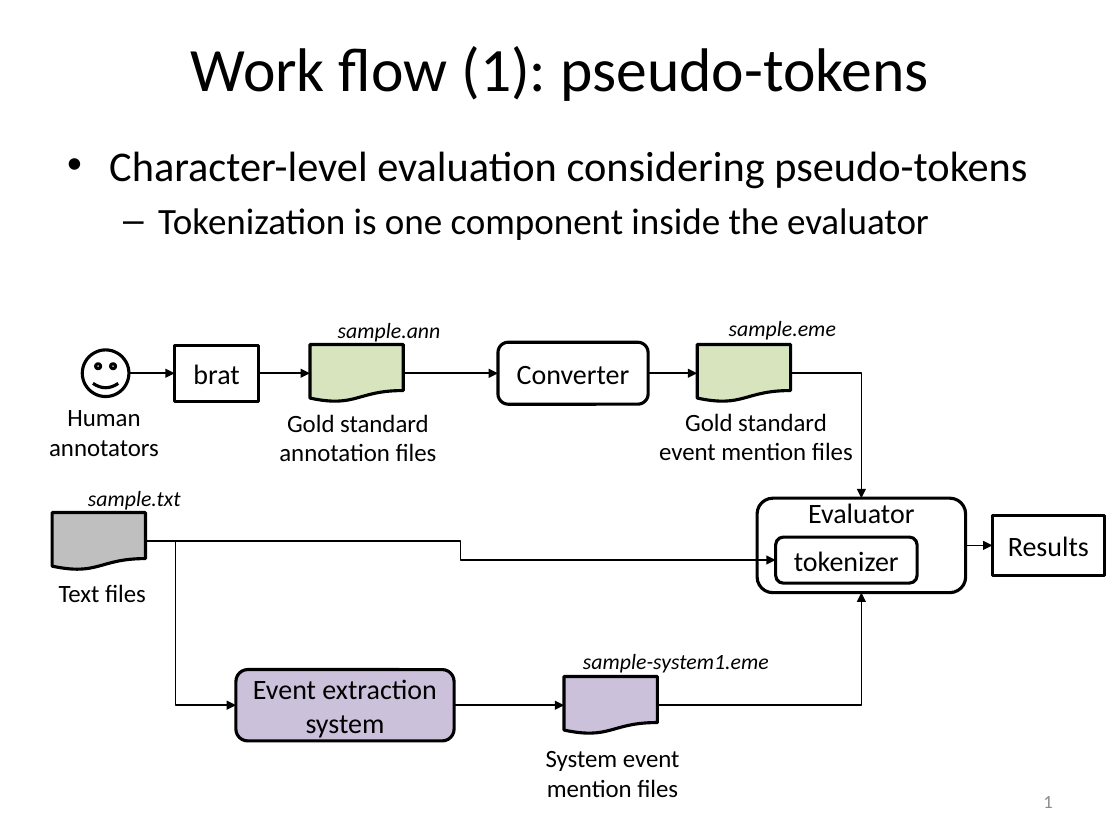
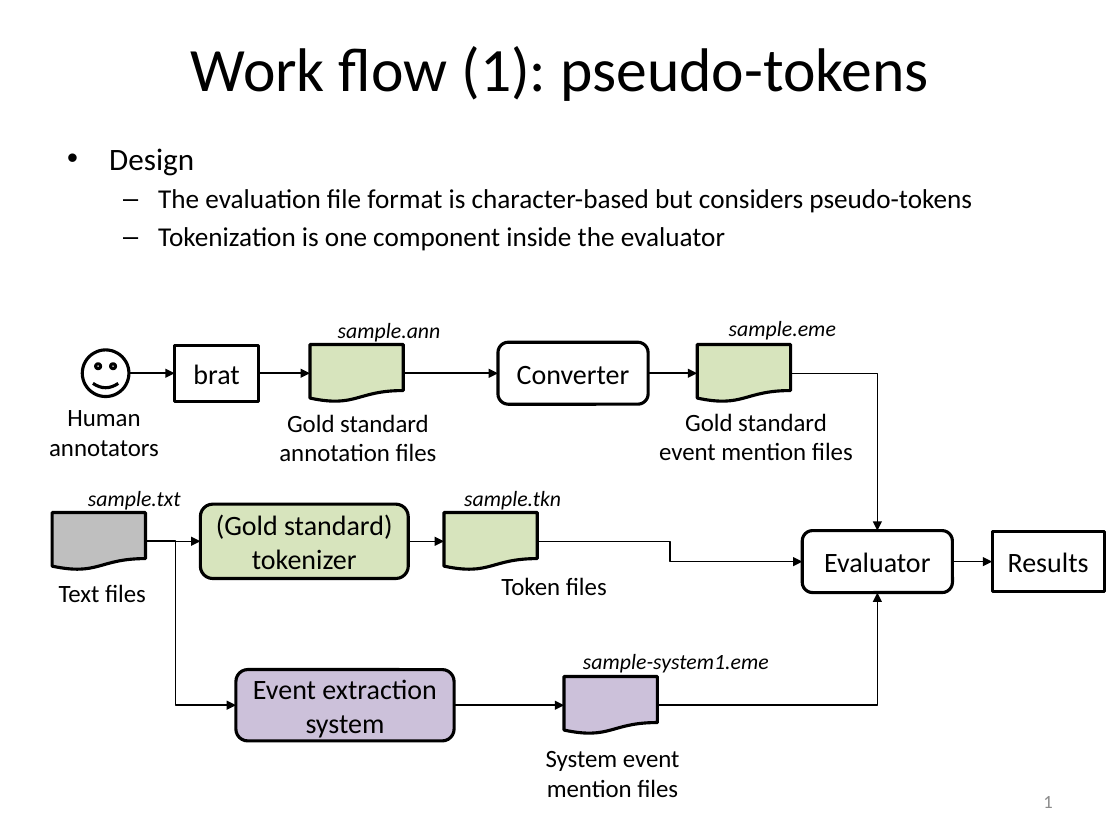
Before and after one commit to hunterhector/EvmEval, a slide deck: slide 1 of doc/evm-eval-work-flow.pptx. Drawn at 1120x840 pixels with LibreOffice and Linux fonts; fonts in the diff are those of the drawing. Boxes give left, top, right and bottom in pixels: in the first picture for what was removed or moved away, otherwise in the second. Text is boxed around its words. In the diff, an @@ line names an element or a change of style, - is before the commit and + after.

Commit message:
Updates.

```diff
--- a/doc/evm-eval-work-flow.pptx
+++ b/doc/evm-eval-work-flow.pptx
@@ text at [109,148,972,213]: text changed; size 27.2 to 17.5 pt @@
-• Character-level evaluation considering pseudo-tokens
+• Design
+  – The evaluation file format is character-based but considers pseudo-tokens
@@ text at [158,227,725,251]: size 23.8 to 17.5 pt in "Tokenization is one component inside the evaluator"; less space between paragraphs @@
@@ elbow arrow moved from (791, 373) - (861, 498) to (791, 373) - (877, 531) @@
@@ rounded rectangle added at [200,504,409,578], fill #D7E4BD, outline #000000 2 pt, 18 pt, text #000000 @@
+(Gold standard)
+tokenizer
@@ text added at [464,491,561,513], 14 pt, text #000000, italic @@
+sample.tkn
@@ flow chart document added at [444,513,536,570], fill #D7E4BD, outline #000000 2 pt @@
@@ rounded rectangle removed at [776,538,917,584] @@
-tokenizer
@@ rounded rectangle "Evaluator": place and size @@
-rounded rectangle "Evaluator" at [757,498,965,592]
+rounded rectangle "Evaluator" at [802,531,952,592]
@@ rectangle "Results": place and size @@
-rectangle "Results" at [992,515,1104,575]
+rectangle "Results" at [992,532,1104,591]
@@ arrow added from (146, 541) to (200, 541), #000000 1 pt @@
@@ arrow added from (409, 541) to (444, 541), #000000 1 pt @@
@@ elbow arrow moved from (146, 541) - (776, 560) to (538, 541) - (802, 561) @@
@@ arrow moved from (965, 545) - (992, 545) to (952, 561) - (992, 561) @@
@@ text added at [501,577,607,596], 16 pt, text #000000 @@
+Token files
@@ elbow arrow moved from (657, 706) - (861, 592) to (657, 706) - (877, 592) @@
```
Also in this commit, not shown: 1 other slide changed.
